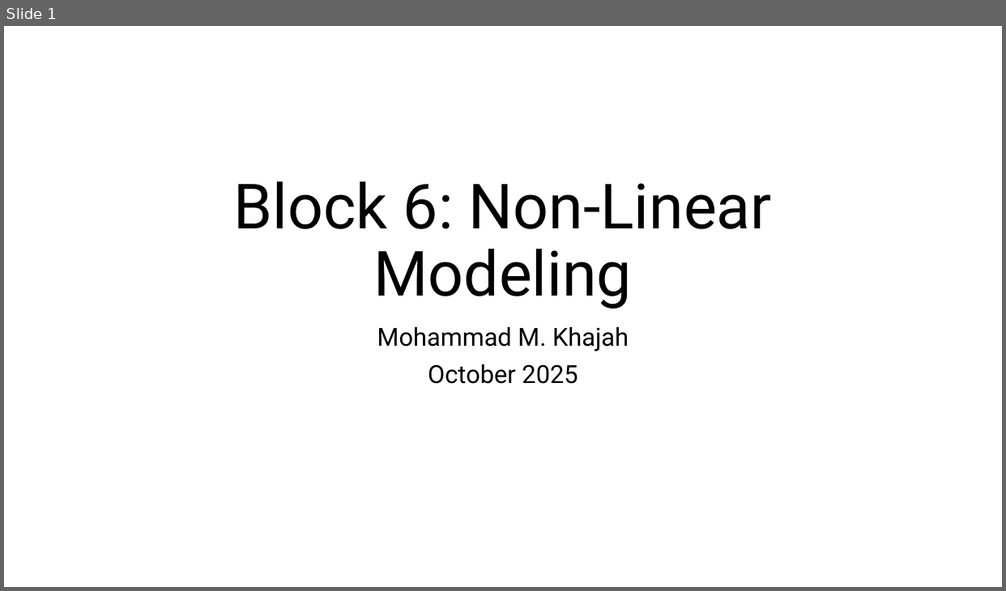
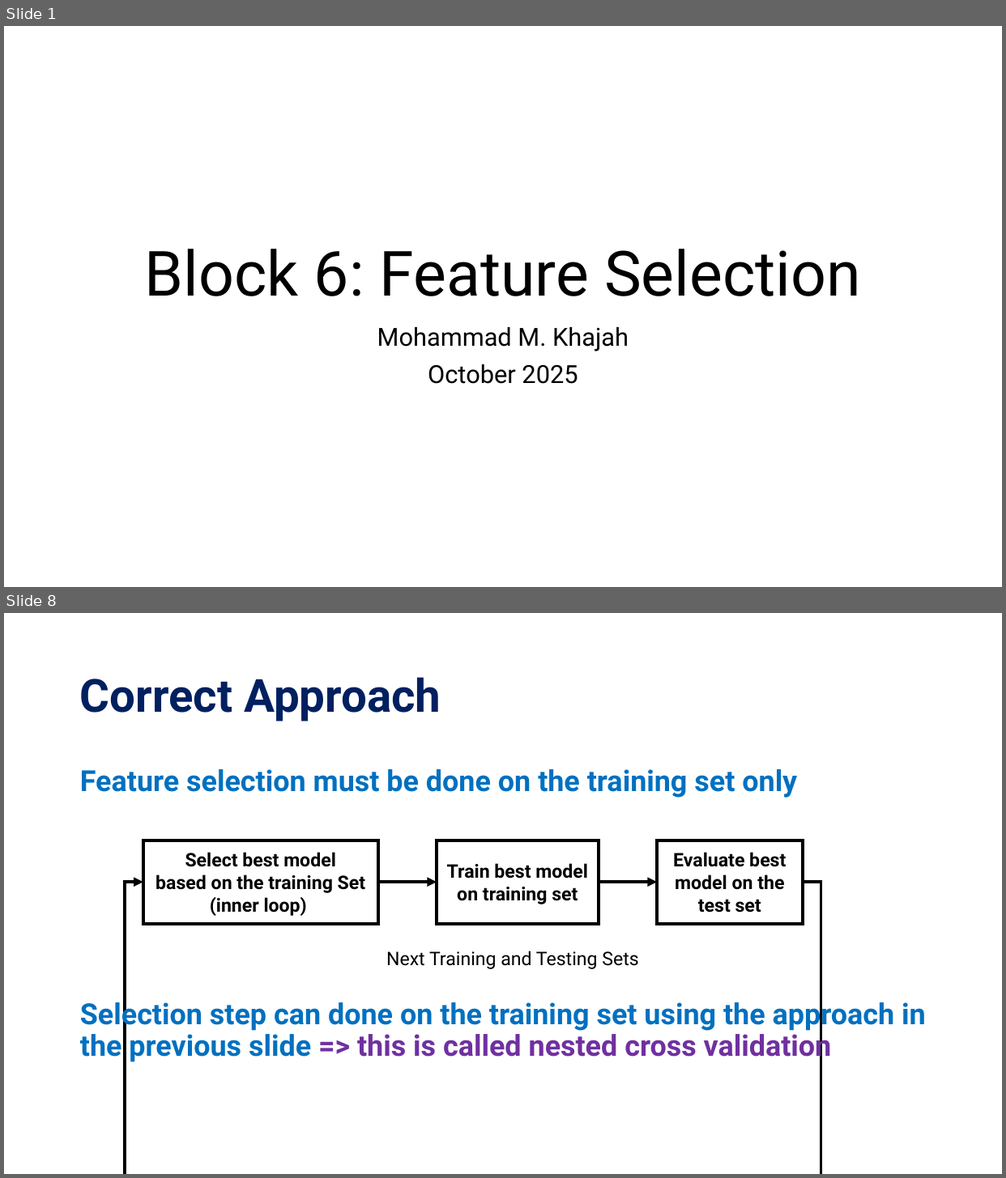
Before and after one commit to KISRDevelopment/python-ml-2025, a slide deck: slides/block6.pptx. Shown one above the other, each under a label of ours: slide 1 before the commit, slides 1 and 8 after it; the slides between them are not shown. The pictures are 1006x591 and 1006x1178 pixels, drawn with LibreOffice and Linux fonts; fonts in the diff are those of the drawing. Boxes give left, top, right and bottom in pixels: in the first picture for what was removed or moved away, otherwise in the second. Text is boxed around its words. In the diff, an @@ line names an element or a change of style, - is before the commit and + after.

Commit message:
add slides for block 6

```diff
--- a/slides/block6.pptx
+++ b/slides/block6.pptx
@@ slide 8 added at [4,613,1002,1174], background #FFFFFF @@
@@ title added at [80,677,441,722], 44 pt, text #002060, bold @@
+Correct Approach
@@ text added at [80,769,797,798], 28 pt, text #0070C0, bold @@
+Feature selection must be done on the training set only
@@ rectangle added at [143,841,378,924], fill #FFFFFF, outline #000000 3 pt, 18 pt, text #000000, bold @@
+Select best model
+based on the training Set
+(inner loop)
@@ rectangle added at [437,841,599,924], fill #FFFFFF, outline #000000 3 pt, 18 pt, text #000000, bold @@
+Train best model on training set
@@ rectangle added at [657,841,803,924], fill #FFFFFF, outline #000000 3 pt, 18 pt, text #000000, bold @@
+Evaluate best model on the test set
@@ elbow arrow added from (803, 883) to (143, 883), #000000 3 pt @@
@@ arrow added from (378, 883) to (437, 883), #000000 3 pt @@
@@ arrow added from (599, 883) to (657, 883), #000000 3 pt @@
@@ text added at [386,951,638,969], 18 pt, text #000000 @@
+Next Training and Testing Sets
@@ text added at [80,998,926,1063], 28 pt, text #0070C0, bold @@
+Selection step can done on the training set using the approach in the previous slide => this is called nested cross validation
@@ slide 1 changed as well @@
@@ title at [145,249,861,297]: text changed @@
-Block 6: Non-Linear Modeling
+Block 6: Feature Selection
```
Also in this commit, not shown: 1 other slide changed, 9 other slides added, 4 slides removed, 2 other files.
